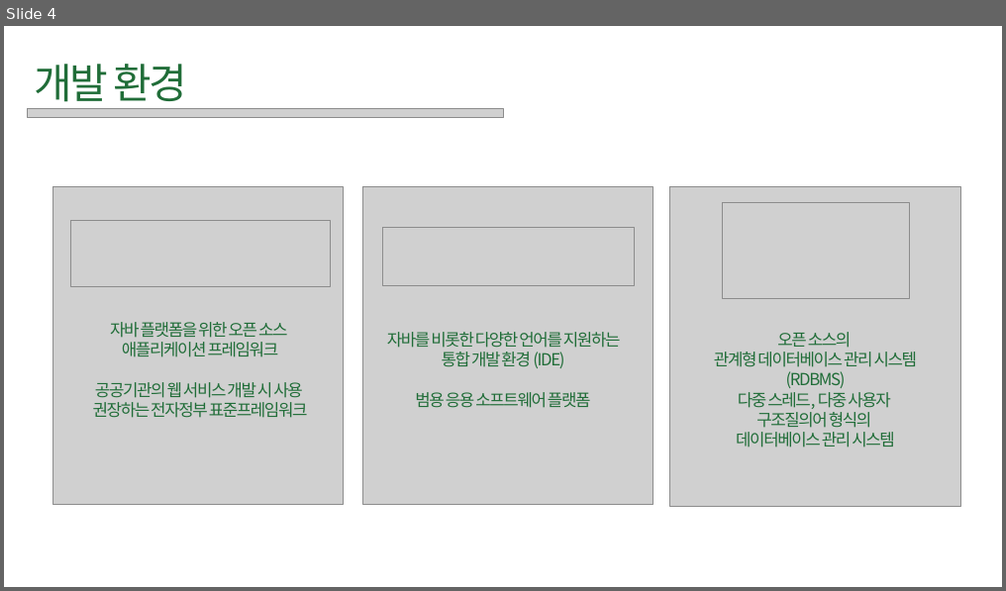
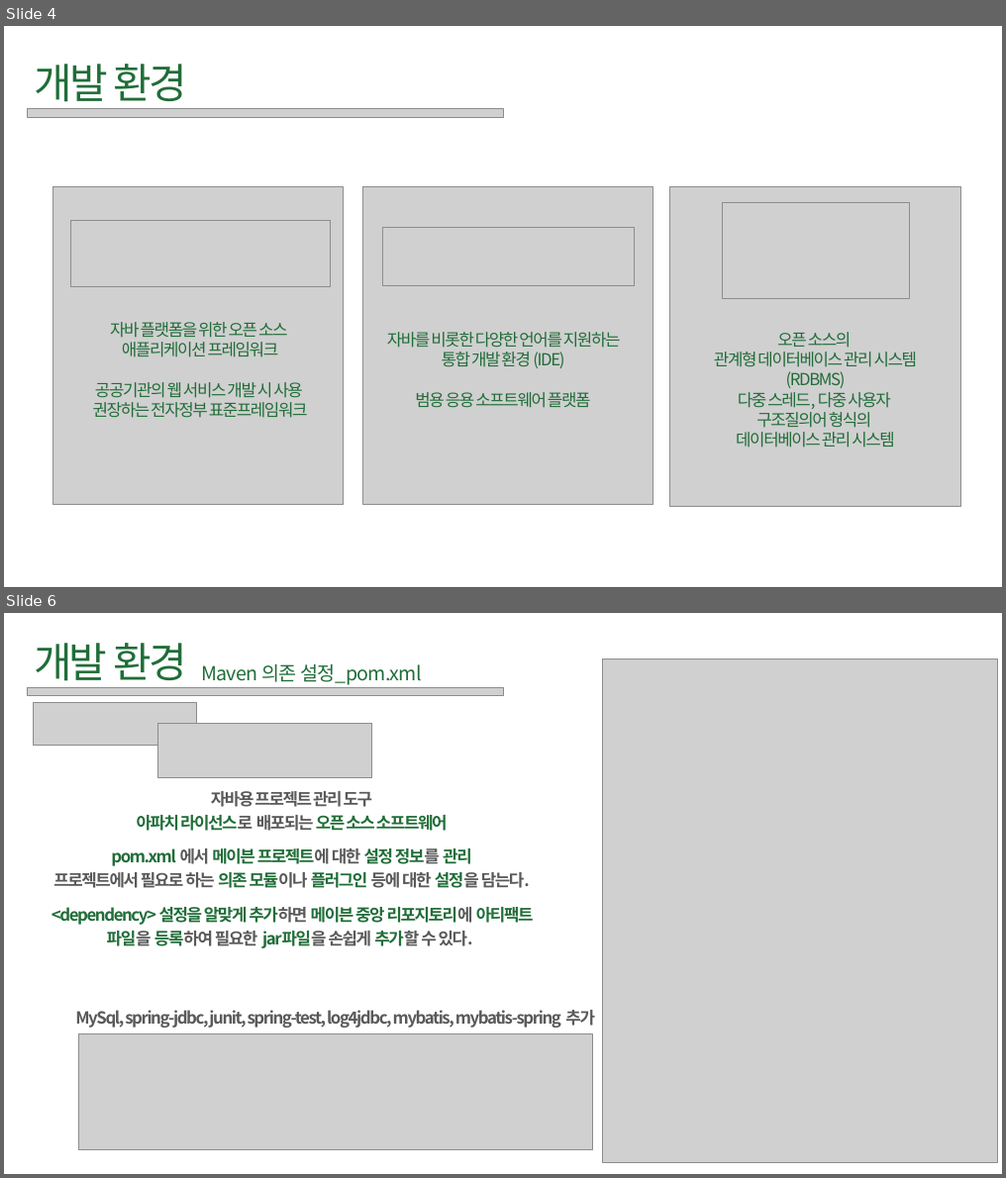
Before and after one commit to hanYijin/portfolio_2021, a slide deck: smartForm.pptx. Shown one above the other, each under a label of ours: slide 4 before the commit, slides 4 and 6 after it; the slides between them are not shown. The pictures are 1006x591 and 1006x1178 pixels, drawn with LibreOffice and Linux fonts; fonts in the diff are those of the drawing; grey boxes stand for pictures. Boxes give left, top, right and bottom in pixels: in the first picture for what was removed or moved away, otherwise in the second. Text is boxed around its words. In the diff, an @@ line names an element or a change of style, - is before the commit and + after.

```diff
--- a/smartForm.pptx
+++ b/smartForm.pptx
@@ slide 6 added at [4, 613, 1002, 1174], background #FFFFFF @@
@@ text added at [34, 643, 187, 688], 60 pt, text #206D38 @@
+개발 환경
@@ text added at [201, 663, 422, 685], 28 pt, text #206D38 @@
+Maven 의존 설정_pom.xml
@@ picture added at [602, 659, 996, 1162] @@
@@ picture added at [27, 687, 503, 696] @@
@@ picture added at [34, 703, 197, 745] @@
@@ picture added at [157, 724, 372, 777] @@
@@ text added at [52, 791, 534, 949], 24 pt, text #206D38, bold @@
+자바용 프로젝트 관리 도구
+아파치 라이선스로 배포되는 오픈 소스 소프트웨어
+pom.xml 에서 메이븐 프로젝트에 대한 설정 정보를 관리
+프로젝트에서 필요로 하는 의존 모듈이나 플러그인 등에 대한 설정을 담는다.
+<dependency> 설정을 알맞게 추가하면 메이븐 중앙 리포지토리에 아티팩트 파일을 등록하여 필요한 jar파일을 손쉽게 추가할 수 있다.
@@ text added at [75, 1010, 594, 1028], 24 pt, text #595959, bold @@
+MySql, spring-jdbc, junit, spring-test, log4jdbc, mybatis, mybatis-spring 추가
@@ picture added at [78, 1034, 592, 1150] @@
```
Also in this commit, not shown: 9 slides changed, 5 other slides added, 4 slides removed, 3 other files.
